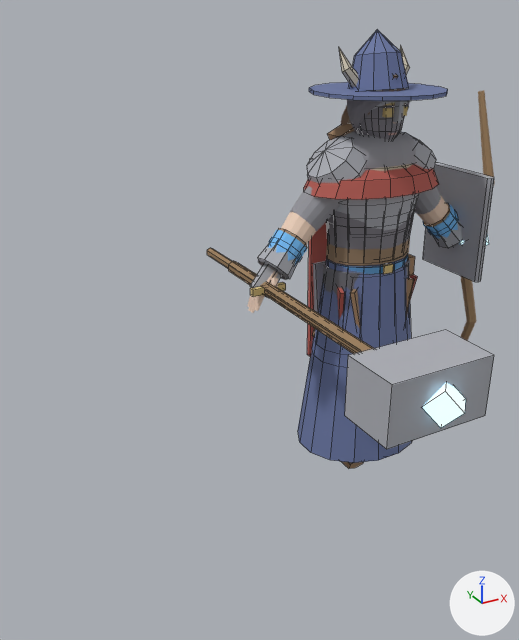
A saved change to the Blender file art/creator/humanoid_slim/humanoid_slim_feminine.blend.
Both versions are drawn from a 50 mm camera at (-1.98, -2.56, 2.12) aimed at (-0.7, -0.22, 0.95). The axes (+X, +Y, +Z) are drawn at lower right. The lights are the same throughout. The older version comes first. Mesh edges are drawn as thin lines on the coarser meshes.

Objects in the first picture: 'humanoid_slim_feminine.001', 'part.arms.gauntlets', 'part.head.wide_hat', 'part.offhand.bow', 'part.offhand.shield', 'part.shoulders.mantle', 'part.shoulders.pauldrons', 'part.torso.breastplate', 'part.torso.coat', 'part.torso.robe', 'part.weapon.maul', 'part.weapon.staff', 'part.weapon.sword' and 13 more.
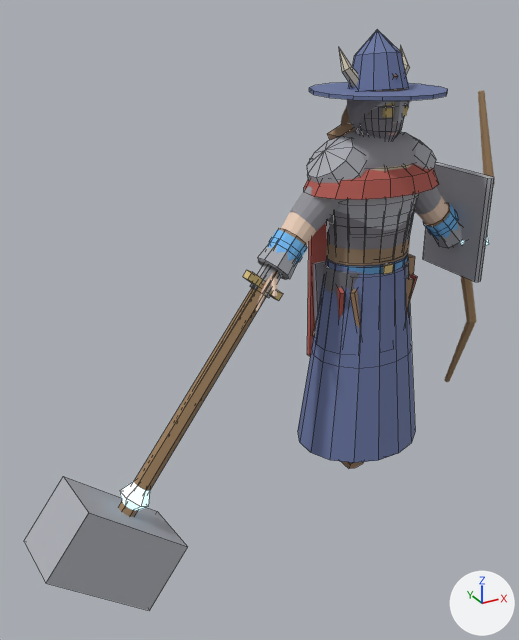
The change, as a list of edits to the scene's bpy script:
```text
Change me_part_weapon_sword:
    used by ob_part_weapon_sword; location = (0.0, 0.0, 0.0)
    remove me_part_weapon_sword.from_pydata(...)  # 25 vertices, 21 faces; spans x -0.645..-0.485, y -0.882..0.028, z 0.99..1.02
    add me_part_weapon_sword.from_pydata(...)  # 29 vertices, 23 faces; spans x -1.142..-0.455, y -0.101..0.026, z 0.322..1.133
    me_part_weapon_sword part 1: the whole mesh is rebuilt
Change me_part_weapon_staff:
    used by ob_part_weapon_staff; location = (0.0, 0.0, 0.0)
    remove me_part_weapon_staff.from_pydata(...)  # 20 vertices, 14 faces; spans x -0.64..-0.49, y -1.23..0.52, z 0.94..1.07
    add me_part_weapon_staff.from_pydata(...)  # 25 vertices, 21 faces; spans x -1.3..-0.14, y -0.19..0.07, z 0.14..1.51
    me_part_weapon_staff part 2: the loose piece of 12 vertices spanning x -0.58..-0.55, y -1.08..0.52, z 0.98..1.03 is multiplied about its middle by the matrix ((0.773, 0.647, 0.061), (0.0, 0.094, -1.006), (-0.65, 0.77, 0.072)), then moved by (-0.11, 0.25, -0.13)
    me_part_weapon_staff part 3: a new loose piece of 13 vertices spanning x -1.3..-1.17, y -0.19..-0.05, z 0.14..0.28, in mat_emissive
    me_part_weapon_staff part 4: the loose piece of 8 vertices spanning x -0.64..-0.49, y -1.23..-1.07, z 0.94..1.07 is deleted
Change me_part_weapon_maul:
    used by ob_part_weapon_maul; location = (0.0, 0.0, 0.0)
    remove me_part_weapon_maul.from_pydata(...)  # 20 vertices, 14 faces; spans x -0.765..-0.365, y -1.142..0.268, z 0.895..1.115
    add me_part_weapon_maul.from_pydata(...)  # 20 vertices, 14 faces; spans x -1.693..-0.349, y -0.306..0.047, z -0.265..1.258
    me_part_weapon_maul part 5: 20 of 20 vertices moved; they spanned x -0.765..-0.365, y -1.142..0.268, z 0.895..1.115 and now span x -1.693..-0.349, y -0.306..0.047, z -0.265..1.258; mean shift (-0.489, 0.538, -0.579)
```

What differs and where, as boxes (x1, y1, x2, y2) in the pictures (519 x 640 px; the box of a moved part takes in the faces that stretch with it):
'part.weapon.maul', reshaped
    before: (228, 261, 494, 449)
    after: (24, 272, 277, 611)
'part.weapon.staff', reshaped
    before: (207, 248, 466, 428)
    after: (120, 482, 150, 510)
'part.weapon.sword', reshaped
    before: (250, 282, 286, 297)
    after: (243, 270, 283, 301)
part 2 of me_part_weapon_staff, moved or reshaped (not visible afterwards)
    before: (207, 248, 232, 268)
part 3 of me_part_weapon_staff, added
    after: (120, 482, 150, 510)
part 4 of me_part_weapon_staff, deleted
    before: (423, 382, 466, 428)
